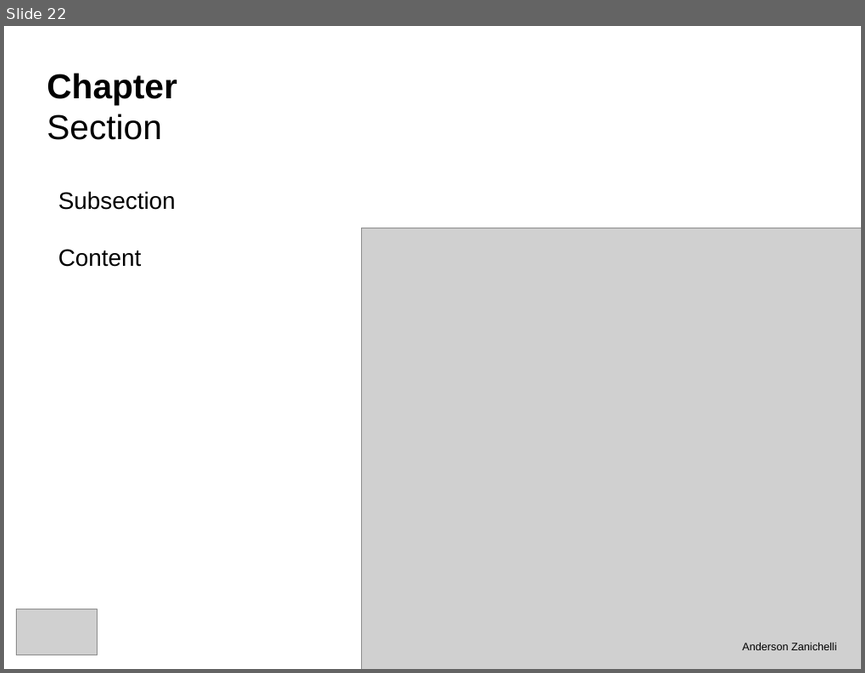
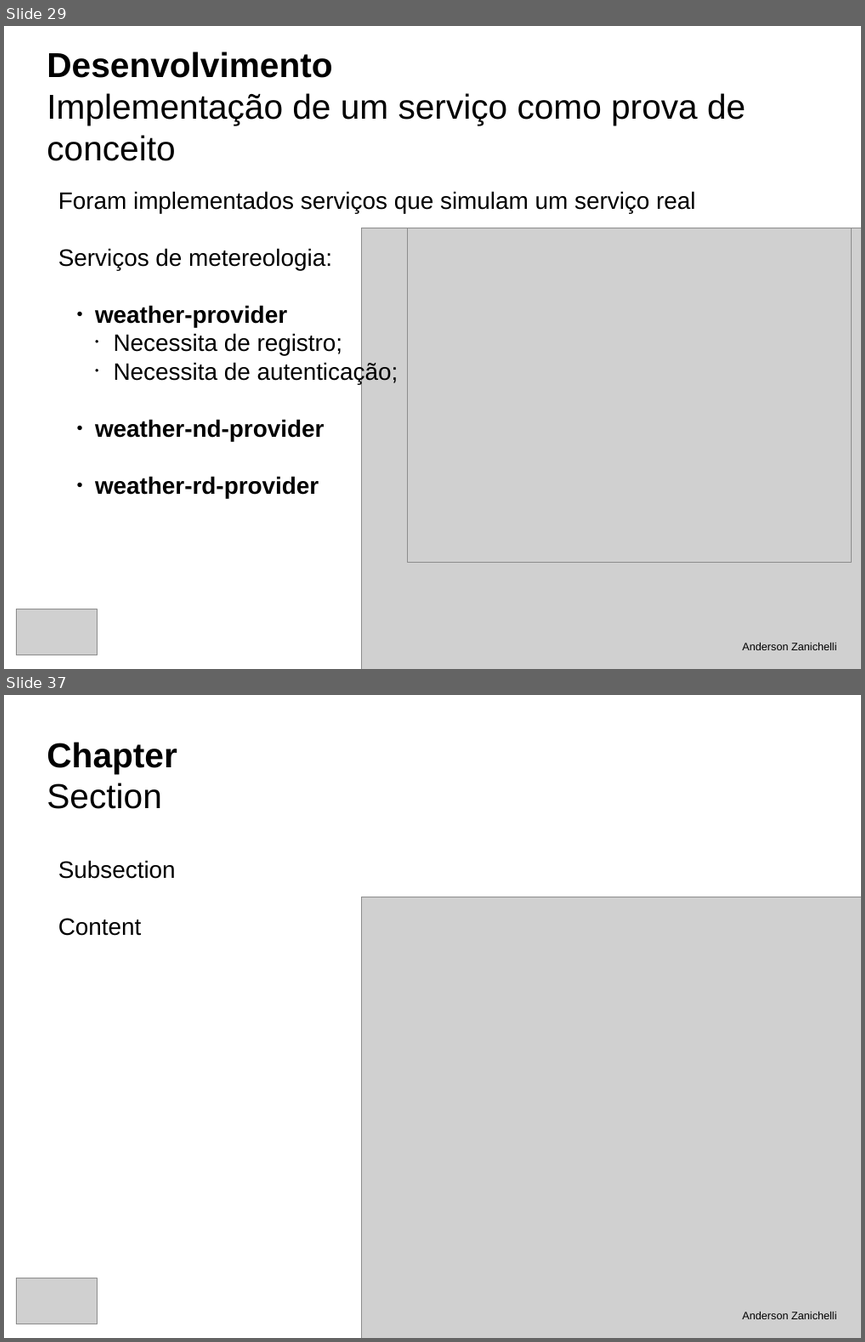
Before and after one commit to andersonzanichelli/tcc-informatica, a slide deck: defesa.odp. Shown one above the other, each under a label of ours: slide 22 before the commit, slides 29 and 37 after it; the slides between them are not shown. The pictures are 865x673 and 865x1342 pixels, drawn with LibreOffice and Linux fonts; fonts in the diff are those of the drawing; grey boxes stand for pictures. Boxes give left, top, right and bottom in pixels: in the first picture for what was removed or moved away, otherwise in the second. Text is boxed around its words. In the diff, an @@ line names an element or a change of style, - is before the commit and + after.

Commit message:
Defesa - Desenvolvimento

```diff
--- a/defesa.odp
+++ b/defesa.odp
@@ slide 29 added at box(4, 26, 861, 669), background #FFFFFF @@
@@ title added at box(46, 52, 745, 161), 32 pt, text #000000 @@
+Desenvolvimento
+Implementação de um serviço como prova de conceito
@@ text added at box(58, 191, 695, 498), 22 pt, text #000000 @@
+Foram implementados serviços que simulam um serviço real
+Serviços de metereologia:
+  ● weather-provider
+    • Necessita de registro;
+    • Necessita de autenticação;
+  ● weather-nd-provider
+  ● weather-rd-provider
@@ picture added at box(362, 228, 861, 669) @@
@@ picture added at box(408, 228, 851, 562) @@
@@ picture added at box(17, 609, 98, 655) @@
@@ text added at box(742, 641, 836, 650), 10 pt, text #000000 @@
+Anderson Zanichelli
@@ what was slide 22 is now slide 37 @@
```
Also in this commit, not shown: 1 slide changed, 15 other slides added, 2 slides removed, 12 other files.
